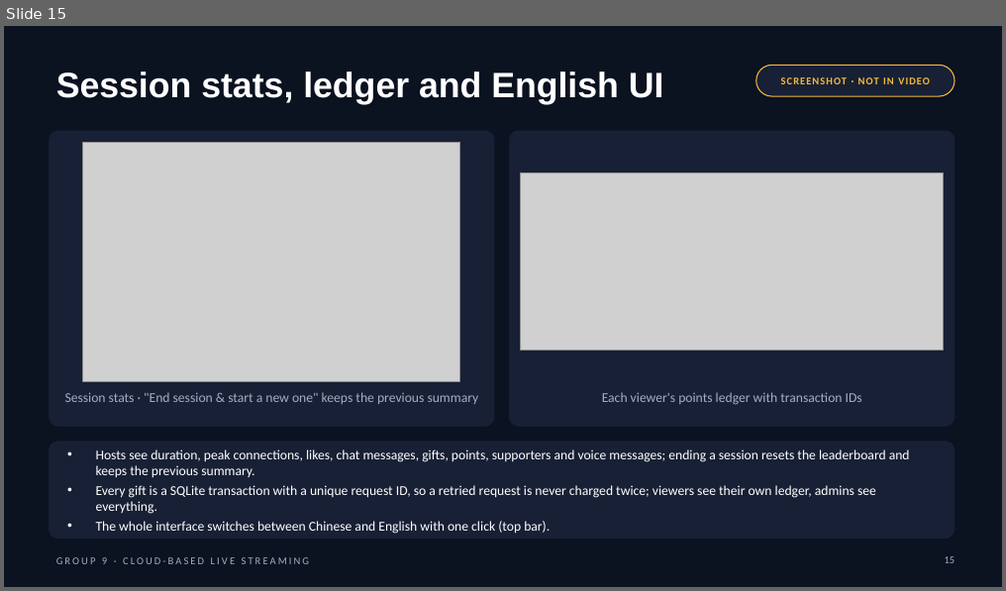
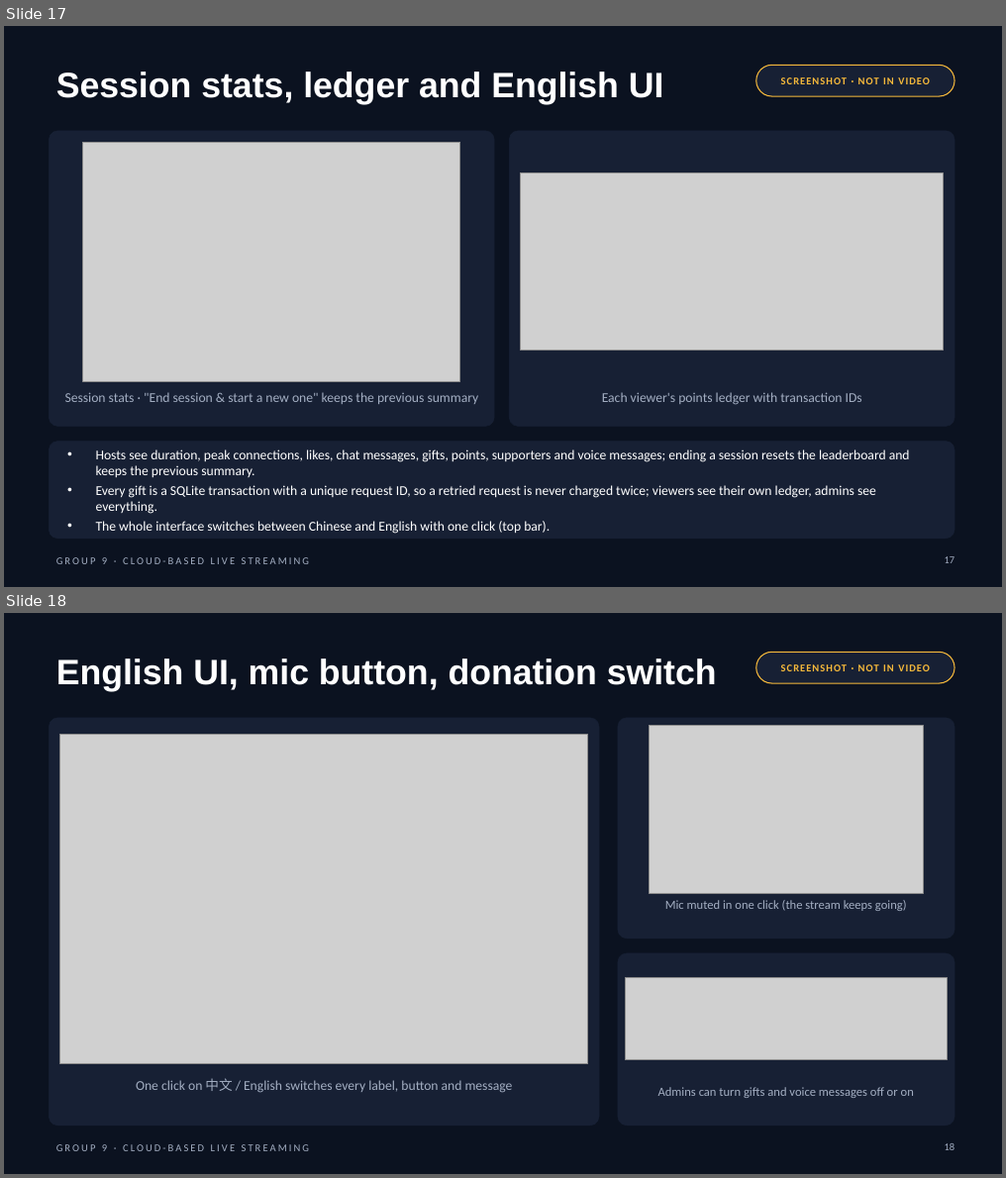
Before and after one commit to yycc0112299/live_streaming, a slide deck: docs/final-report/Group 9.pptx. Shown one above the other, each under a label of ours: slide 15 before the commit, slides 17 and 18 after it. The pictures are 1006x591 and 1006x1178 pixels, drawn with LibreOffice and Linux fonts; fonts in the diff are those of the drawing; grey boxes stand for pictures. Boxes give left, top, right and bottom in pixels: in the first picture for what was removed or moved away, otherwise in the second. Text is boxed around its words. In the diff, an @@ line names an element or a change of style, - is before the commit and + after.

```diff
--- a/docs/final-report/Group 9.pptx
+++ b/docs/final-report/Group 9.pptx
@@ slide 18 added at [4,613,1002,1174], background #0B1220; not listed: 1 template element that a slide beside it also shows @@
@@ title added at [56,659,717,692], 34 pt, text #FFFFFF, bold @@
+English UI, mic button, donation switch
@@ rounded rectangle added at [756,652,954,683], fill #172034, outline #F6B93B 1 pt @@
@@ text added at [781,664,930,671], 10 pt, text #F6B93B, bold @@
+SCREENSHOT · NOT IN VIDEO
@@ rounded rectangle added at [49,718,599,1126], fill #172034, outline #172034 0.5 pt @@
@@ rounded rectangle added at [618,718,954,939], fill #172034, outline #172034 0.5 pt @@
@@ picture added at [649,725,924,894] @@
@@ picture added at [60,735,588,1064] @@
@@ text added at [665,900,907,911], 12 pt, text #A3AEC2 @@
+Mic muted in one click (the stream keeps going)
@@ rounded rectangle added at [618,954,954,1126], fill #172034, outline #172034 0.5 pt @@
@@ picture added at [626,978,947,1060] @@
@@ text added at [136,1078,513,1093], 13 pt, text #A3AEC2 @@
+One click on 中文 / English switches every label, button and message
@@ text added at [658,1087,914,1098], 12 pt, text #A3AEC2 @@
+Admins can turn gifts and voice messages off or on
@@ page number added at [944,1144,955,1151], 10 pt, text #A3AEC2 @@
+18
@@ what was slide 15 is now slide 17 @@
@@ page number at [944,557,955,564]: text changed @@
-15
+17
```
Also in this commit, not shown: 3 slides changed, 2 other slides added, 5 other files.
